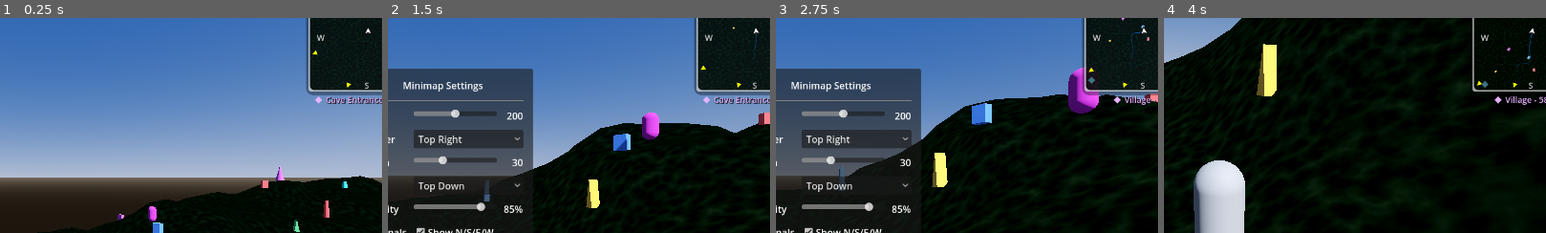
Above: before the commit, frames 1-4 (left to right).
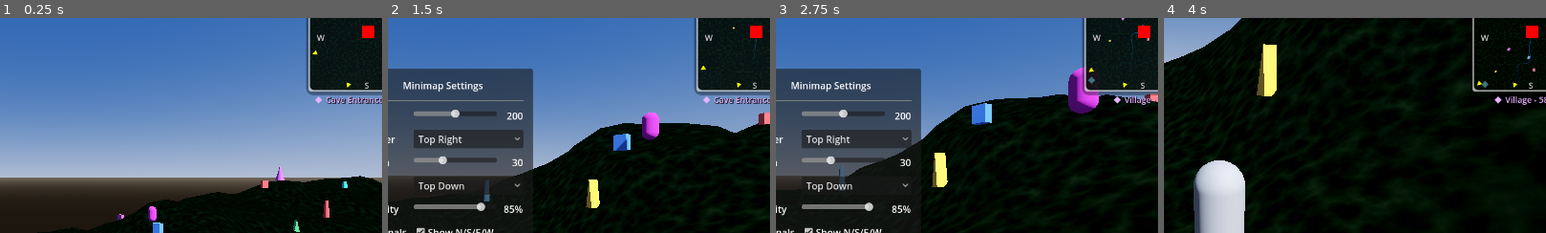
Above: after the commit, the same moments.

Repository: graydwarf/nibble-minimap-gold
Game: Godot game, scene res://scenes/main/main.tscn
Same seed, same stepped clock (60 frames per second), same inputs: the game is played once before the commit and once after it.
Inputs (mouse positions are % of the whole screen's width and height, from its top left):
- Up to frame 1 (0.25 s): no input
- Up to frame 2 (1.5 s): tap Enter at 0.5 s; move the mouse to (55, 50) at 0.52 s; hold Shift (sprint) 0.53-1.28 s; hold W (move_forward) from 0.53 s (still down); click (55, 50) at 0.67 s; move the mouse to (45, 50) at 1.27 s; tap M at 1.35 s
- Up to frame 3 (2.75 s): move the mouse to (60, 28) at 2.02 s; release W (move_forward) at 2.03 s; hold D (move_right) from 2.03 s (still down); tap Tab at 2.1 s
- Up to frame 4 (4 s): move the mouse to (45, 70) at 2.77 s; release D (move_right) at 2.78 s; hold W (move_forward) from 2.78 s (still down); tap V at 2.85 s; click (45, 70) at 2.92 s; move the mouse to (57, 51) at 3.52 s; hold Shift (sprint) from 3.53 s (still down)
The pictures show only the part of the screen within x 43-93%, y 13-63%; the shares and areas given below are measured in that part.

The runs differ from the first frame. In frame 1, 0.2% of the frame differs, in the area x 94-98%, y 3-10%; in frame 2, 0.2%; in frame 3, 0.2%; in frame 4, 0.2%.

Commit message:
DEBUG: Add red ColorRect at center to test overlay visibility

Diff:
--- a/scenes/minimap/edge_arrows.gd
+++ b/scenes/minimap/edge_arrows.gd
@@ -19,12 +19,21 @@
 const ARROW_SIZE := Vector2(16, 16)
 const DIAMOND_SIZE := Vector2(16, 16)
 
+var _test_rect: ColorRect = null  # DEBUG: Test visibility
+
 func _ready() -> void:
 	# Load textures
 	if ResourceLoader.exists("res://assets/icons/edge_arrow.svg"):
 		_arrow_texture = load("res://assets/icons/edge_arrow.svg")
 	if ResourceLoader.exists("res://assets/icons/edge_diamond.svg"):
 		_diamond_texture = load("res://assets/icons/edge_diamond.svg")
+
+	# DEBUG: Add a bright red square at center to test if overlays render at all
+	_test_rect = ColorRect.new()
+	_test_rect.color = Color.RED
+	_test_rect.custom_minimum_size = Vector2(20, 20)
+	_test_rect.size = Vector2(20, 20)
+	add_child(_test_rect)
 
 	# Pre-create arrow pool using TextureRect (Control-based for web)
 	for i in MAX_ARROWS:
@@ -49,6 +58,10 @@
 	_update_arrows()
 
 func _update_arrows() -> void:
+	# DEBUG: Position test rect at center
+	if _test_rect:
+		_test_rect.position = size / 2 - Vector2(10, 10)
+
 	if not minimap or not minimap.player:
 		_hide_all()
 		return
